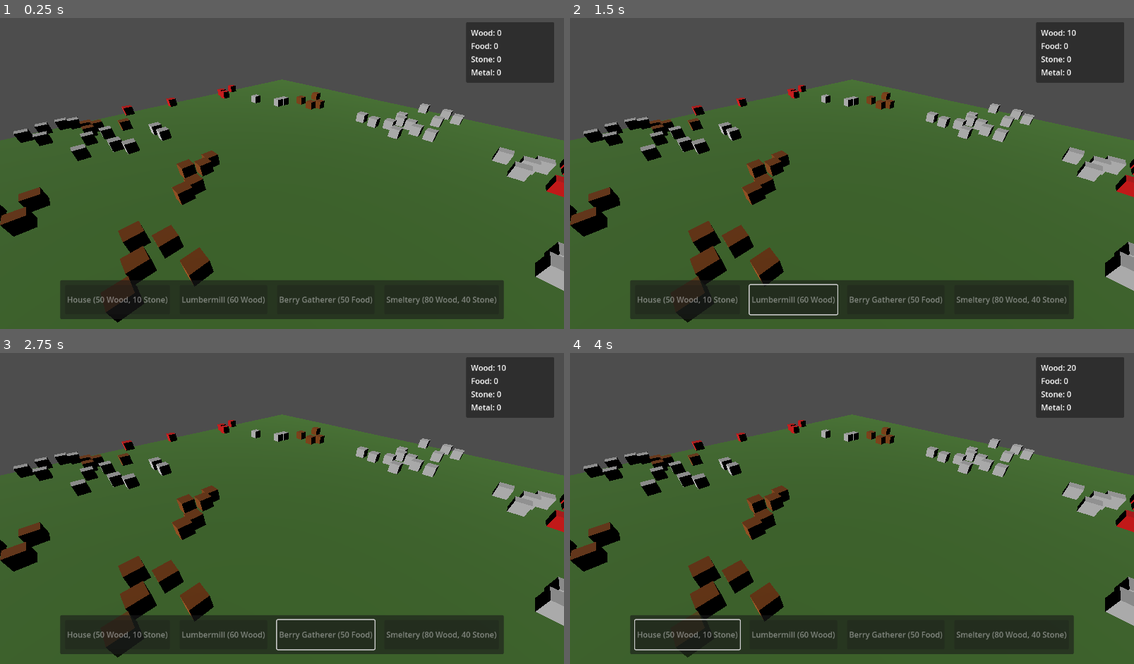
Above: before the commit, frames 1-4 (two rows, left to right).
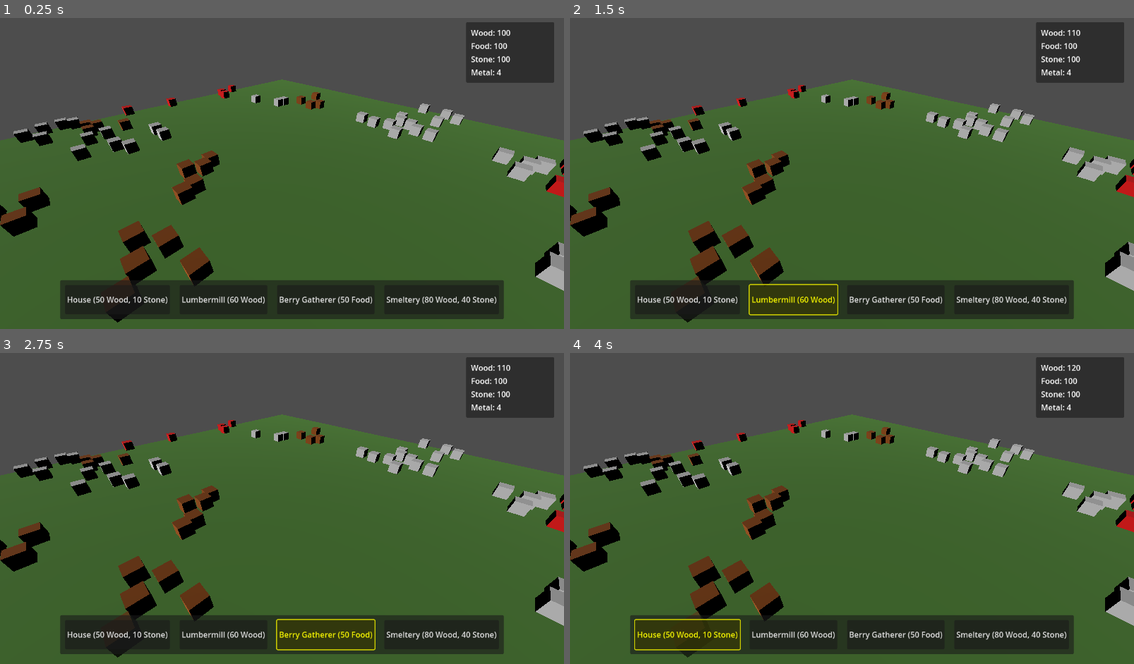
Above: after the commit, the same moments.

Repository: Catloff/Gaia-Galactica
Game: Godot game, scene res://scenes/Main.tscn
The game is run twice, just before and just after one commit, with the same random seed, the same clock (stepped at 60 frames per second) and the same inputs.
Inputs (mouse positions are in pixels of both pictures, inside the frame that each line leads up to):
- Up to frame 1 (0.25 s): no input
- Up to frame 2 (1.5 s): click (688, 301) at 0.5 s, where only the run after the commit has a clickable "House (50 Wood, 10 Stone)"; click (795, 301) at 1.25 s, where only the run after the commit has a clickable "Lumbermill (60 Wood)"
- Up to frame 3 (2.75 s): click (327, 636) at 2 s, where only the run after the commit has a clickable "Berry Gatherer (50 Food)"
- Up to frame 4 (4 s): click (1009, 636) at 2.75 s, where only the run after the commit has a clickable "Smeltery (80 Wood, 40 Stone)"; click (688, 636) at 3.5 s, where only the run after the commit has a clickable "House (50 Wood, 10 Stone)"

The runs differ from the first frame. In frame 1, 0.7% of the frame differs, in the area x 12-91%, y 3-93%; in frame 2, 1.0%; in frame 3, 1.0%; in frame 4, 1.0%, in the area x 11-91%, y 3-96%.

Commit message:
Upgrade the smeltery

Diff:
--- a/scenes/Smeltery.tscn
+++ b/scenes/Smeltery.tscn
@@ -18,3 +18,47 @@
 
 [node name="CollisionShape3D" type="CollisionShape3D" parent="StaticBody3D"]
 shape = SubResource("BoxShape3D_smeltery")
+
+[node name="UI" type="Control" parent="."]
+layout_mode = 3
+anchors_preset = 8
+anchor_left = 0.5
+anchor_top = 0.5
+anchor_right = 0.5
+anchor_bottom = 0.5
+offset_left = -50.0
+offset_top = -40.0
+offset_right = 50.0
+offset_bottom = 0.0
+grow_horizontal = 2
+grow_vertical = 2
+size_flags_horizontal = 4
+
+[node name="LevelLabel" type="Label" parent="UI"]
+anchors_preset = 8
+anchor_left = 0.5
+anchor_top = 0.5
+anchor_right = 0.5
+anchor_bottom = 0.5
+offset_left = -50.0
+offset_top = -60.0
+offset_right = 50.0
+offset_bottom = -40.0
+grow_horizontal = 2
+grow_vertical = 2
+text = "Level 1"
+horizontal_alignment = 1
+
+[node name="UpgradeButton" type="Button" parent="UI"]
+anchors_preset = 8
+anchor_left = 0.5
+anchor_top = 0.5
+anchor_right = 0.5
+anchor_bottom = 0.5
+offset_left = -50.0
+offset_top = -30.0
+offset_right = 50.0
+offset_bottom = -10.0
+grow_horizontal = 2
+grow_vertical = 2
+text = "Upgrade"
--- a/scripts/ResourceManager.gd
+++ b/scripts/ResourceManager.gd
@@ -1,13 +1,16 @@
 extends Node3D
 
 var inventory = {
-	"wood": 0,
-	"stone": 0,
-	"food": 0,
-	"metal": 0
+	"wood": 100,
+	"stone": 100,
+	"food": 100,
+	"metal": 4
 }
 
 @onready var hud = get_node("../HUD")
+
+func _ready() -> void:
+	call_deferred("update_hud")
 
 func _input(event):
 	if event is InputEventMouseButton and event.pressed and event.button_index == MOUSE_BUTTON_LEFT:
--- a/scripts/Smeltery.gd
+++ b/scripts/Smeltery.gd
@@ -1,17 +1,34 @@
 extends Node3D
 
-const COST = {
+const BASE_COST = {
 	"wood": 80,
 	"stone": 40
 }
 
-const PROCESS_TIME = 5.0  # Seconds to create one metal
-const WOOD_PER_METAL = 2
-const STONE_PER_METAL = 1
+const UPGRADE_COSTS = [
+	{
+		"metal": 5,
+		"stone": 20
+	},
+	{
+		"metal": 10,
+		"stone": 40
+	}
+]
+
+const BASE_PROCESS_TIME = 5.0
+const BASE_WOOD_COST = 2
+const BASE_STONE_COST = 1
+const BASE_METAL_OUTPUT = 1
+
+var current_level = 1
+const MAX_LEVEL = 3
+var process_timer = 0.0
+var is_active = false
 
 @onready var resource_manager = get_node("/root/Main/ResourceManager")
-var process_timer = 0.0
-var is_active = false
+@onready var upgrade_button = $UI/UpgradeButton
+@onready var level_label = $UI/LevelLabel
 
 func _ready():
 	# Set building color
@@ -19,27 +36,113 @@
 	material.albedo_color = Color(0.6, 0.3, 0.3)  # Reddish brown for smeltery
 	$MeshInstance3D.material_override = material
 
+	# Setup UI elements
+	setup_ui()
+	update_ui()
+
 func _process(delta):
 	if not is_active:
 		return
 
 	process_timer += delta
-	if process_timer >= PROCESS_TIME:
+	if process_timer >= get_process_time():
 		process_timer = 0.0
 		try_produce_metal()
+		# Check upgrade availability each time we produce metal
+		update_ui()
 
 func try_produce_metal():
 	var inventory = resource_manager.inventory
-	if inventory["wood"] >= WOOD_PER_METAL and inventory["stone"] >= STONE_PER_METAL:
+	var wood_cost = get_wood_cost()
+	var stone_cost = get_stone_cost()
+
+	if inventory["wood"] >= wood_cost and inventory["stone"] >= stone_cost:
 		# Consume resources
-		inventory["wood"] -= WOOD_PER_METAL
-		inventory["stone"] -= STONE_PER_METAL
+		inventory["wood"] -= wood_cost
+		inventory["stone"] -= stone_cost
 		# Produce metal
-		inventory["metal"] += 1
+		inventory["metal"] += get_metal_output()
 		resource_manager.update_hud()
+
+func get_process_time() -> float:
+	# Each level reduces process time by 1 second
+	return BASE_PROCESS_TIME - (current_level - 1)
+
+func get_wood_cost() -> int:
+	# Wood cost stays the same
+	return BASE_WOOD_COST
+
+func get_stone_cost() -> int:
+	# Stone cost stays the same
+	return BASE_STONE_COST
+
+func get_metal_output() -> int:
+	# Each level adds 1 to metal output
+	return BASE_METAL_OUTPUT + (current_level - 1)
+
+func can_upgrade() -> bool:
+	if current_level >= MAX_LEVEL:
+		return false
+
+	var cost = get_upgrade_cost()
+	var inventory = resource_manager.inventory
+
+	for resource in cost:
+		if inventory[resource] < cost[resource]:
+			return false
+	return true
+
+func get_upgrade_cost() -> Dictionary:
+	if current_level >= MAX_LEVEL:
+		return {}
+	return UPGRADE_COSTS[current_level - 1]
+
+func upgrade():
+	if not can_upgrade():
+		print("Cannot upgrade - requirements not met")
+		return
+
+	var cost = get_upgrade_cost()
+	var inventory = resource_manager.inventory
+
+	# Pay upgrade cost
+	for resource in cost:
+		inventory[resource] -= cost[resource]
+
+	current_level += 1
+	print("Upgraded to level ", current_level)
+	resource_manager.update_hud()
+	update_ui()
+
+	# Update building appearance
+	var material = StandardMaterial3D.new()
+	material.albedo_color = Color(0.6 + (current_level - 1) * 0.1, 0.3, 0.3)  # Gets slightly redder with each level
+	$MeshInstance3D.material_override = material
+
+func setup_ui():
+	upgrade_button.text = "Upgrade"
+	upgrade_button.pressed.connect(_on_upgrade_pressed)
+	level_label.horizontal_alignment = HORIZONTAL_ALIGNMENT_CENTER
+
+func update_ui():
+	if not level_label or not upgrade_button:
+		return
+
+	level_label.text = "Level %d" % current_level
+
+	if current_level >= MAX_LEVEL:
+		upgrade_button.text = "Max Level"
+		upgrade_button.disabled = true
+	else:
+		var cost = get_upgrade_cost()
+		upgrade_button.text = "Upgrade (%d Metal, %d Stone)" % [cost["metal"], cost["stone"]]
+		upgrade_button.disabled = not can_upgrade()
+
+func _on_upgrade_pressed():
+	upgrade()
 
 func activate():
 	is_active = true
 
 static func get_cost() -> Dictionary:
-	return COST
+	return BASE_COST
Not shown, changed: Updates.md
